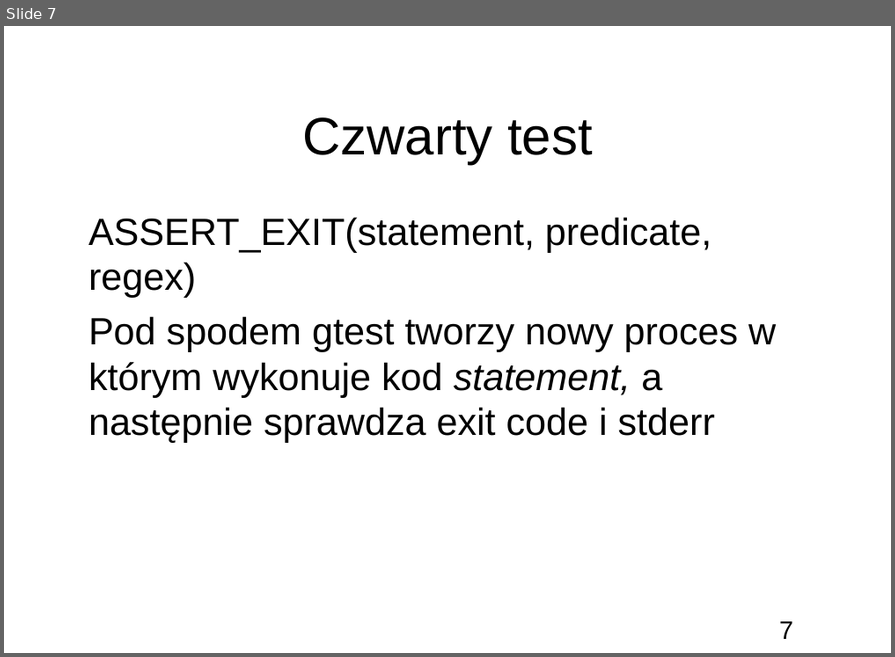
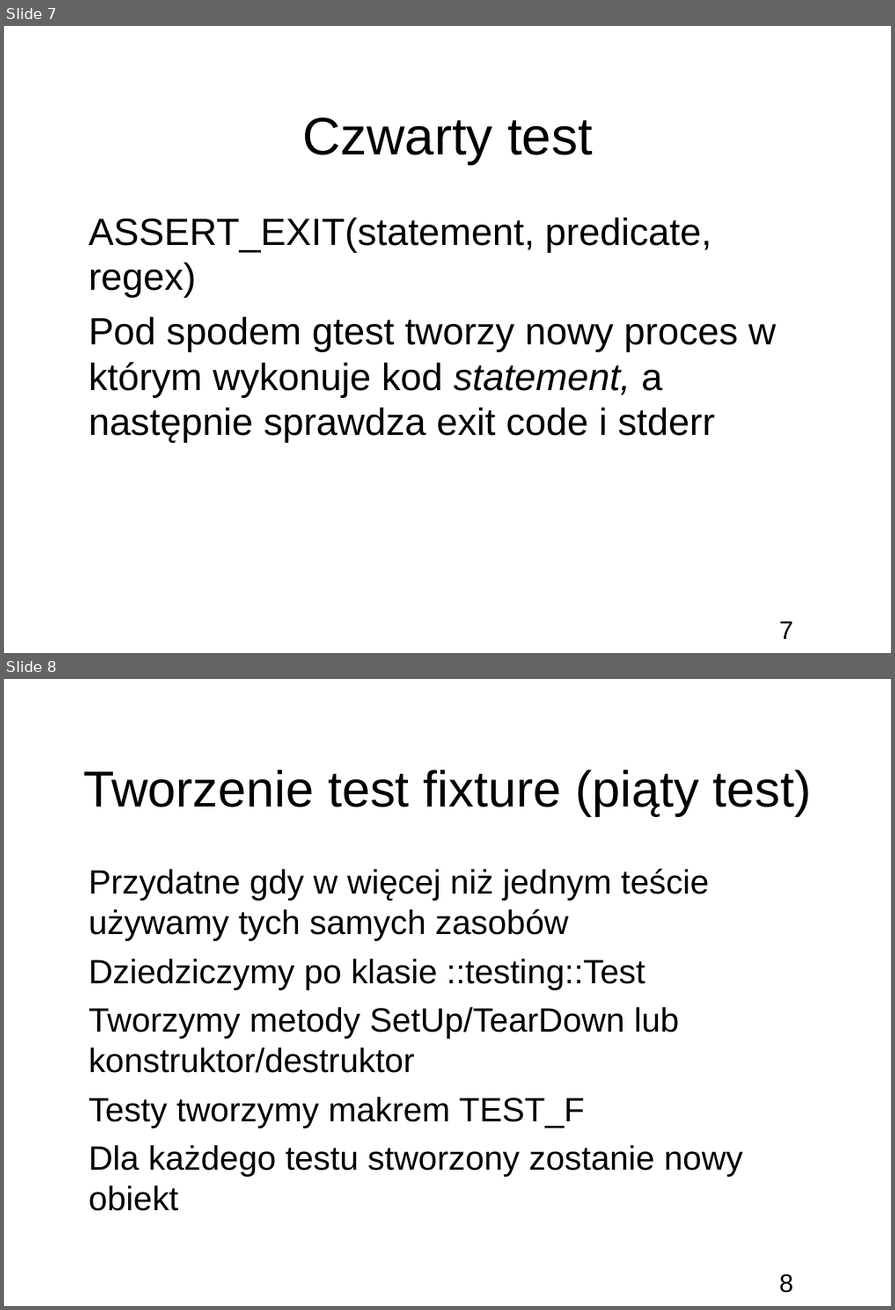
Before and after one commit to bercik/apt_seminar, a slide deck: prezentacja.odp. Shown one above the other, each under a label of ours: slide 7 before the commit, slides 7 and 8 after it. The pictures are 895x657 and 895x1310 pixels, drawn with LibreOffice and Linux fonts; fonts in the diff are those of the drawing; background and template pictures are left out. Boxes give left, top, right and bottom in pixels: in the first picture for what was removed or moved away, otherwise in the second. Text is boxed around its words. In the diff, an @@ line names an element or a change of style, - is before the commit and + after.

Commit message:
Add test fixtures

```diff
--- a/prezentacja.odp
+++ b/prezentacja.odp
@@ slide 8 added at <box>4,679,891,1306</box>, background picture (left out); not listed: 1 template element that a slide beside it also shows @@
@@ title added at <box>83,770,812,816</box>, 48 pt, text #000000 @@
+Tworzenie test fixture (piąty test)
@@ subtitle added at <box>88,868,743,1211</box>, 32 pt, text #000000 @@
+● Przydatne gdy w więcej niż jednym teście używamy tych samych zasobów
+● Dziedziczymy po klasie ::testing::Test
+● Tworzymy metody SetUp/TearDown lub konstruktor/destruktor
+● Testy tworzymy makrem TEST_F
+● Dla każdego testu stworzony zostanie nowy obiekt
```
Also in this commit, not shown: 9 other files.
